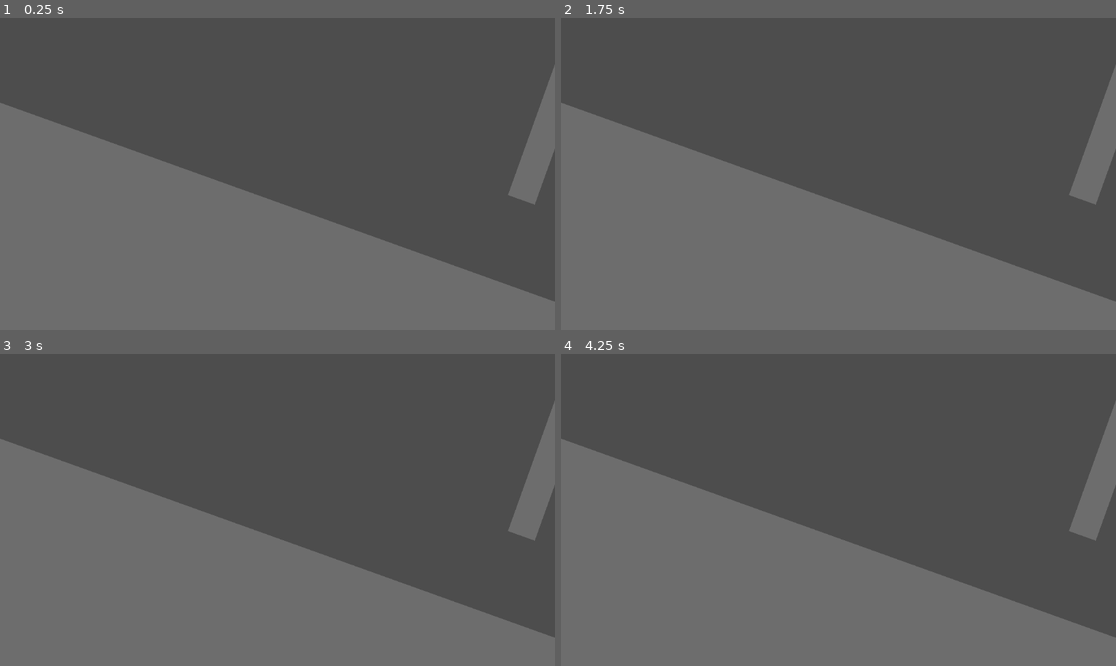
Above: before the commit, frames 1-4 (two rows, left to right).
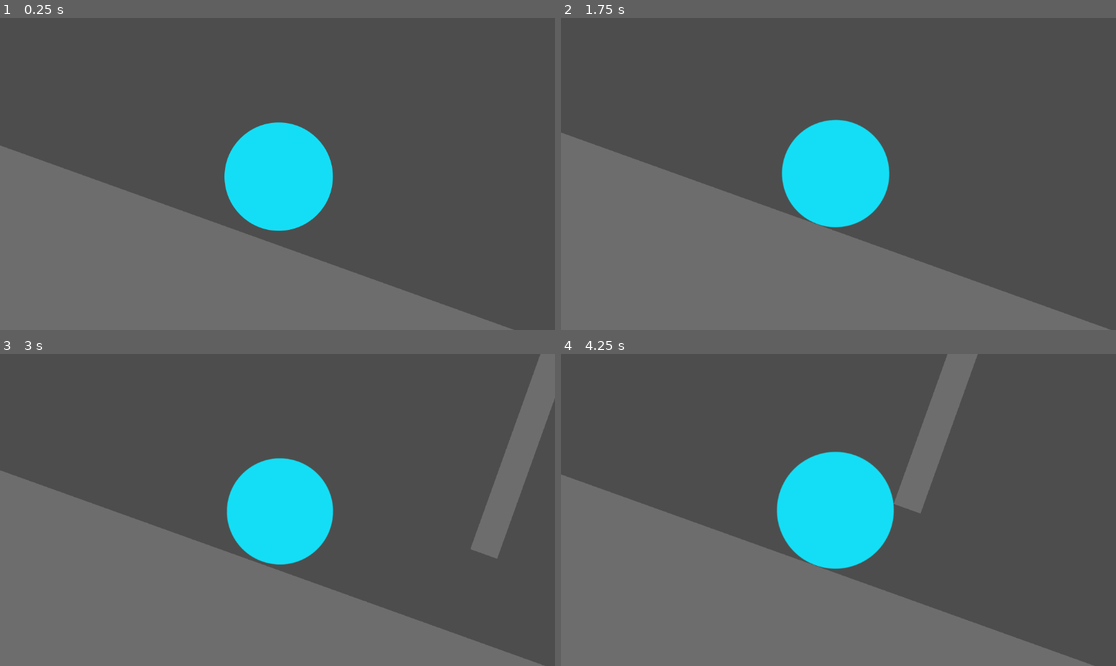
Above: after the commit, the same moments.

Repository: Firoty1/Rolling-Scales
Game: Godot game, scene res://level_1.tscn
The game is run twice, just before and just after one commit, with the same random seed, the same clock (stepped at 60 frames per second) and the same inputs.
Inputs:
- Up to frame 1 (0.25 s): no input
- Up to frame 2 (1.75 s): hold Up (grow) 0.53-1.28 s; tap Down (shrink) at 1.35 s
- Up to frame 3 (3 s): hold Up (grow) 2.03-2.78 s; tap Down (shrink) at 2.85 s
- Up to frame 4 (4.25 s): hold Up (grow) from 3.53 s (still down)

The runs differ from the first frame. In frame 1, 19% of the frame differs, in the area x 0-100%, y 15-100%; in frame 2, 15%; in frame 3, 19%; in frame 4, 20%, in the area x 0-100%, y 0-100%.

Commit message:
Update level_1.tscn

Diff:
--- a/level_1.tscn
+++ b/level_1.tscn
@@ -1,8 +1,9 @@
-[gd_scene load_steps=4 format=3 uid="uid://dyhjmba0ephid"]
+[gd_scene load_steps=5 format=3 uid="uid://dyhjmba0ephid"]
 
-[ext_resource type="PackedScene" uid="uid://bxaav1pybxfvx" path="res://wall_or_floor.tscn" id="1_qpvug"]
-[ext_resource type="PackedScene" uid="uid://cfu4xxf753ecx" path="res://spring.tscn" id="2_omo32"]
-[ext_resource type="PackedScene" uid="uid://ctwchxsj2ndyr" path="res://spike.tscn" id="3_0882r"]
+[ext_resource type="PackedScene" uid="uid://comym2rwjw511" path="res://wall_or_floor.tscn" id="1_qpvug"]
+[ext_resource type="PackedScene" path="res://spring.tscn" id="2_omo32"]
+[ext_resource type="PackedScene" path="res://spike.tscn" id="3_0882r"]
+[ext_resource type="PackedScene" path="res://ball.tscn" id="4_ttb3u"]
 
 [node name="Level 1" type="Node2D"]
 
@@ -70,3 +71,7 @@
 position = Vector2(10693, 3270)
 rotation = 3.48542
 scale = Vector2(0.305, 0.305)
+
+[node name="Ball" parent="." instance=ExtResource("4_ttb3u")]
+
+[node name="Camera2D" type="Camera2D" parent="Ball"]
